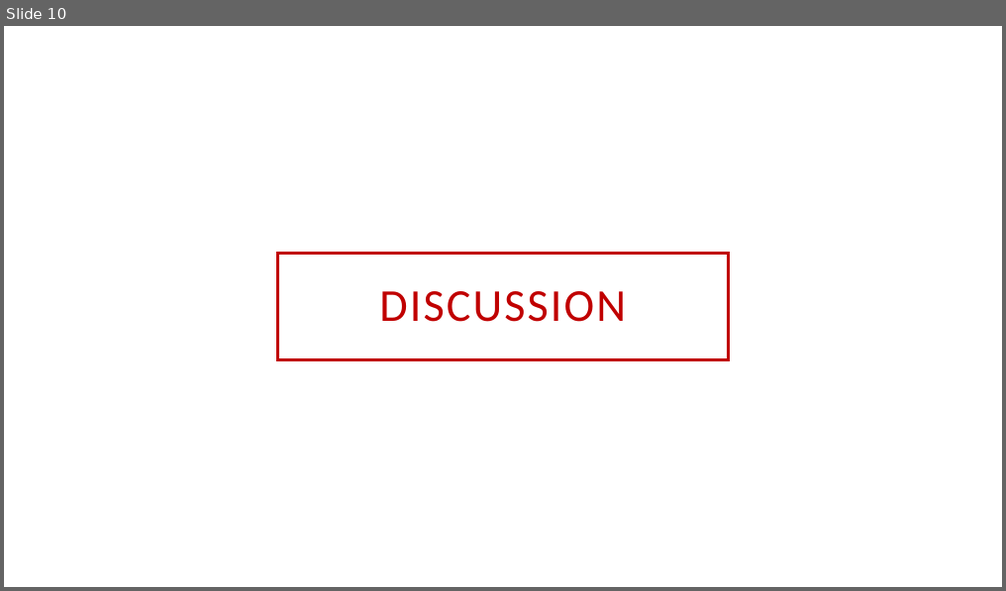
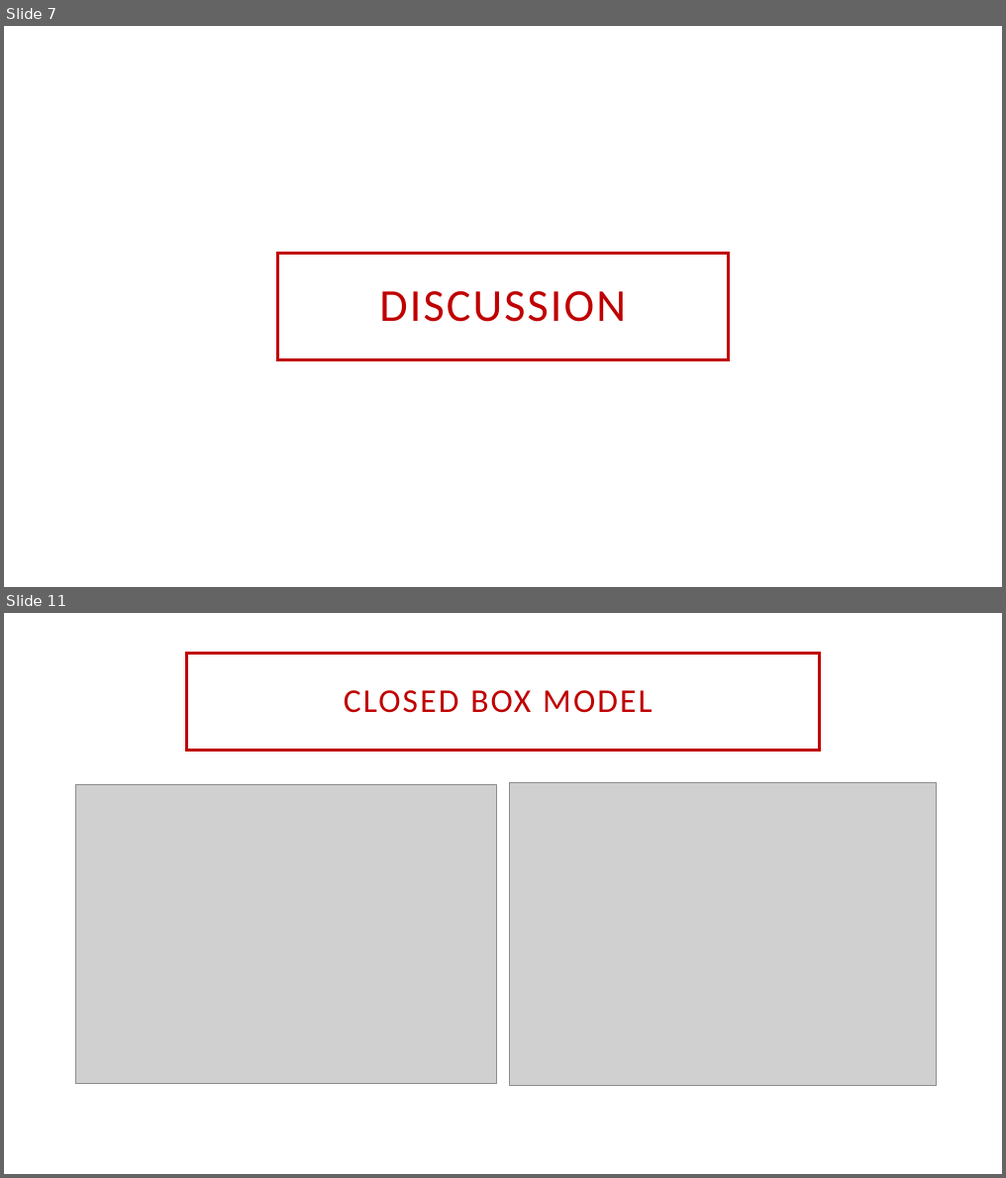
Before and after one commit to NoemiMzz/LabDataAnalysis, a slide deck: Group2_presentation.pptx. Shown one above the other, each under a label of ours: slide 10 before the commit, slides 7 and 11 after it; the slides between them are not shown. The pictures are 1006x591 and 1006x1178 pixels, drawn with LibreOffice and Linux fonts; fonts in the diff are those of the drawing; grey boxes stand for pictures; background and template pictures are left out. Boxes give left, top, right and bottom in pixels: in the first picture for what was removed or moved away, otherwise in the second. Text is boxed around its words. In the diff, an @@ line names an element or a change of style, - is before the commit and + after.

```diff
--- a/Group2_presentation.pptx
+++ b/Group2_presentation.pptx
@@ slide 11 added at [4, 613, 1002, 1174], background picture (left out) @@
@@ title added at [187, 653, 819, 750], fill #FFFFFF, outline #C00000 2.5 pt, 32 pt, text #C00000 @@
+CLOSED BOX MODEL
@@ picture added at [76, 784, 497, 1083] @@
@@ picture added at [509, 783, 937, 1086] @@
@@ what was slide 10 is now slide 7 @@
```
Also in this commit, not shown: 5 slides changed, 6 other slides added, 5 slides removed, 1 other file.
